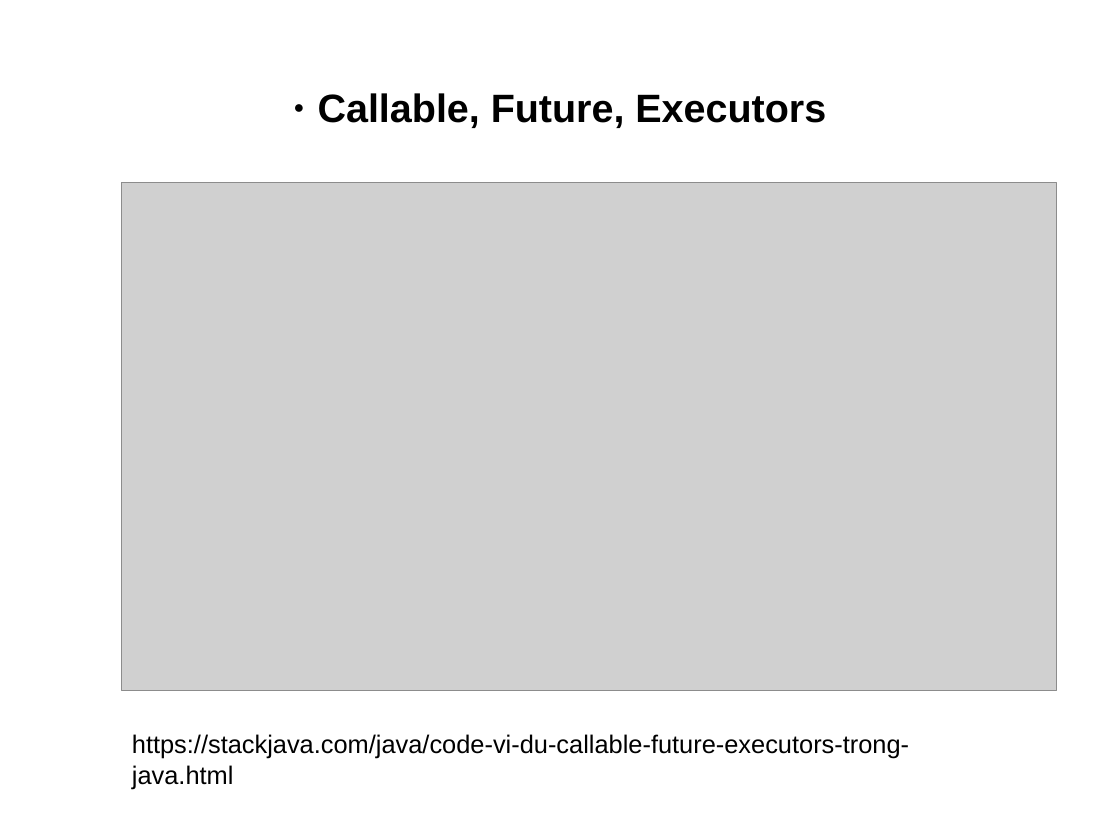
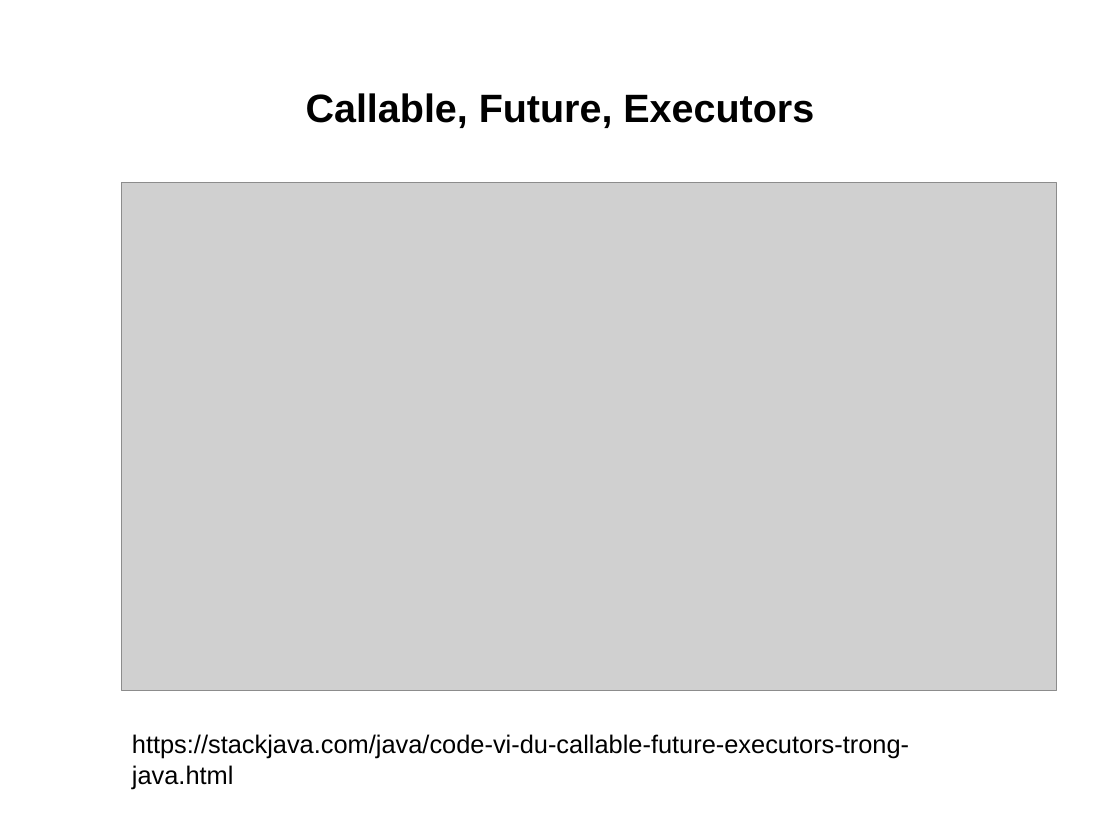
Before and after one commit to truongphan/documents, a slide deck: slide 9 of JavaCore.pptx. Drawn at 1120x840 pixels with LibreOffice and Linux fonts; fonts in the diff are those of the drawing; grey boxes stand for pictures. Boxes give left, top, right and bottom in pixels: in the first picture for what was removed or moved away, otherwise in the second. Text is boxed around its words. In the diff, an @@ line names an element or a change of style, - is before the commit and + after.

```diff
--- a/JavaCore.pptx
+++ b/JavaCore.pptx
@@ text "Callable, Future, Executors": place and size @@
-text "Callable, Future, Executors" at box(318, 93, 826, 128)
+text "Callable, Future, Executors" at box(306, 93, 814, 128)
@@ text "Callable, Future, Executors" at box(306, 93, 814, 128): bullet ● to none @@
```
Also in this commit, not shown: 3 other slides changed, 2 slides added, 2 other files.
